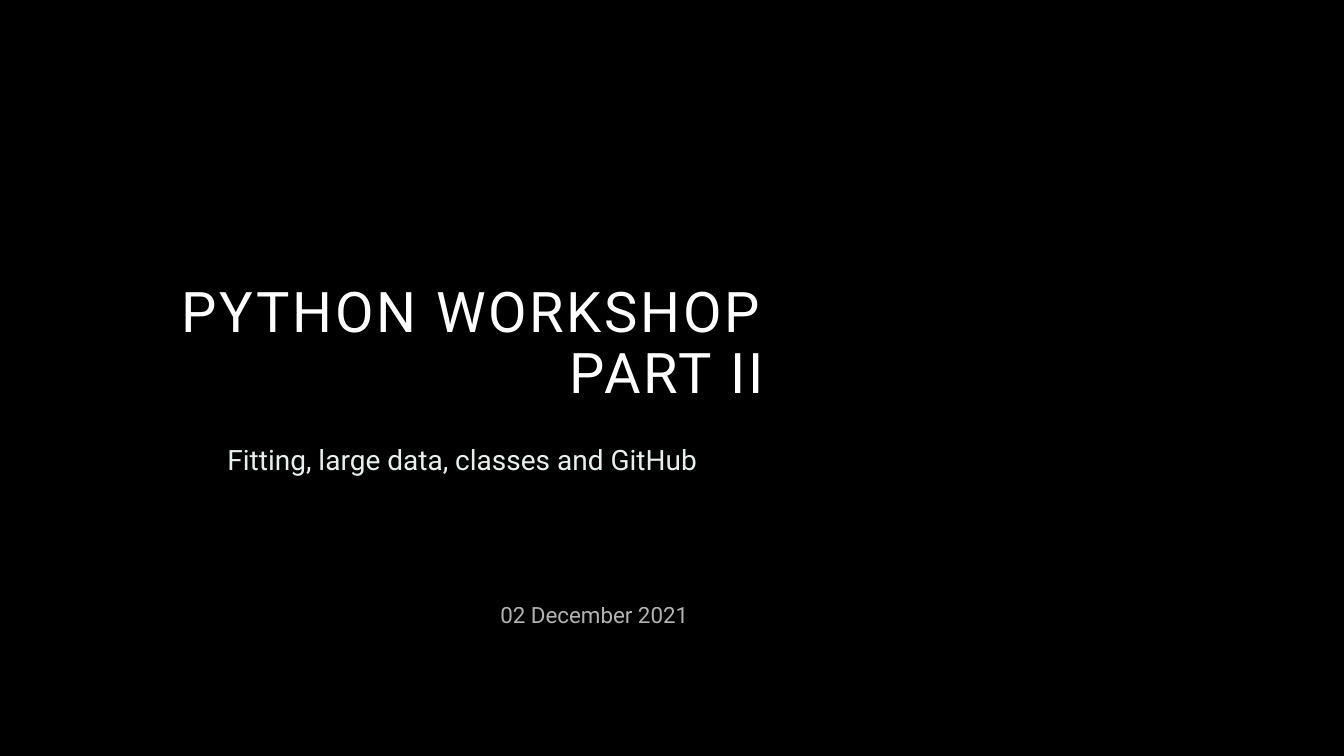
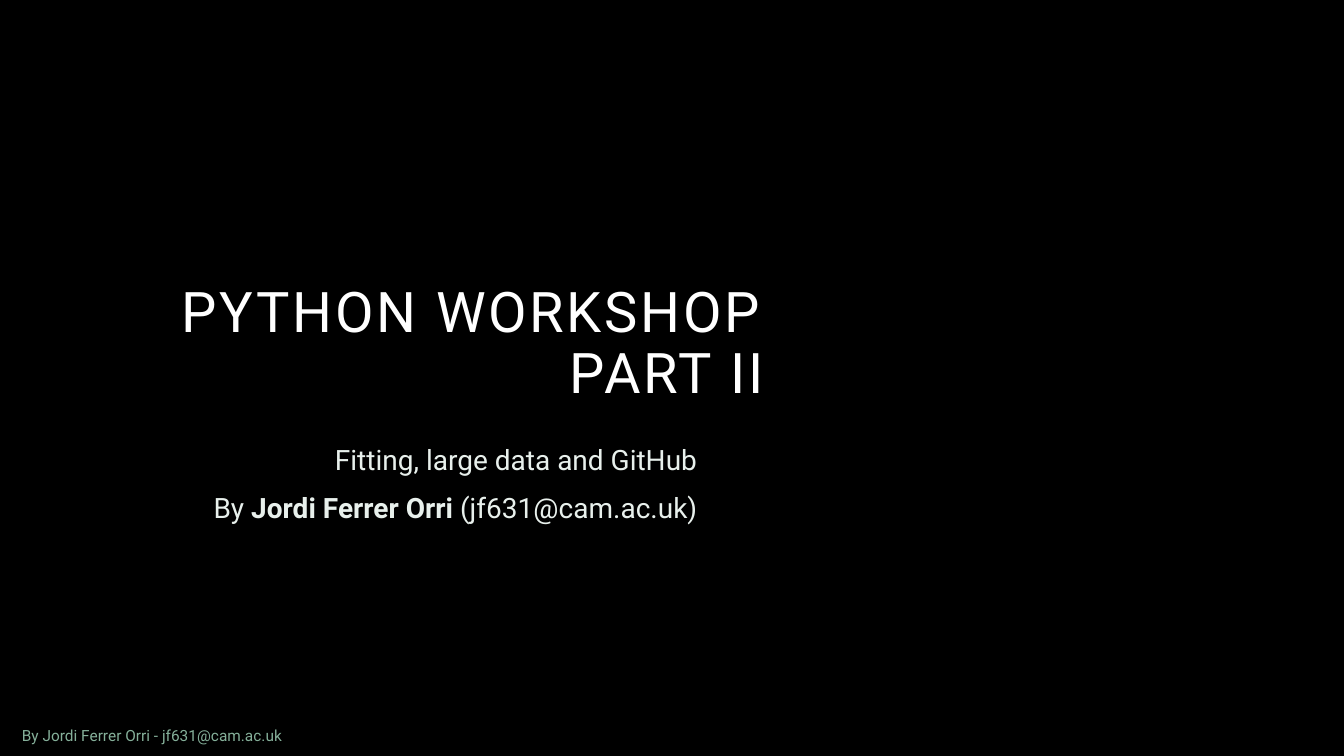
Before and after one commit to zyo22/nanoDTC, a slide deck: slide 1 of advanced_introduction_to_Python.pptx. Drawn at 1344x756 pixels with LibreOffice and Linux fonts; fonts in the diff are those of the drawing; background and template pictures are left out. Boxes give left, top, right and bottom in pixels: in the first picture for what was removed or moved away, otherwise in the second. Text is boxed around its words. In the diff, an @@ line names an element or a change of style, - is before the commit and + after.

```diff
--- a/advanced_introduction_to_Python.pptx
+++ b/advanced_introduction_to_Python.pptx
@@ subtitle at (214, 449, 697, 525): text changed @@
-Fitting, large data, classes and GitHub
+Fitting, large data and GitHub
+By Jordi Ferrer Orri (jf631@cam.ac.uk)
@@ text removed at (500, 607, 688, 623) @@
-02 December 2021
@@ text added at (22, 729, 282, 745), 11 pt, text #85B09A @@
+By Jordi Ferrer Orri - jf631@cam.ac.uk
```
Also in this commit, not shown: 17 other slides changed, 1 other file.
